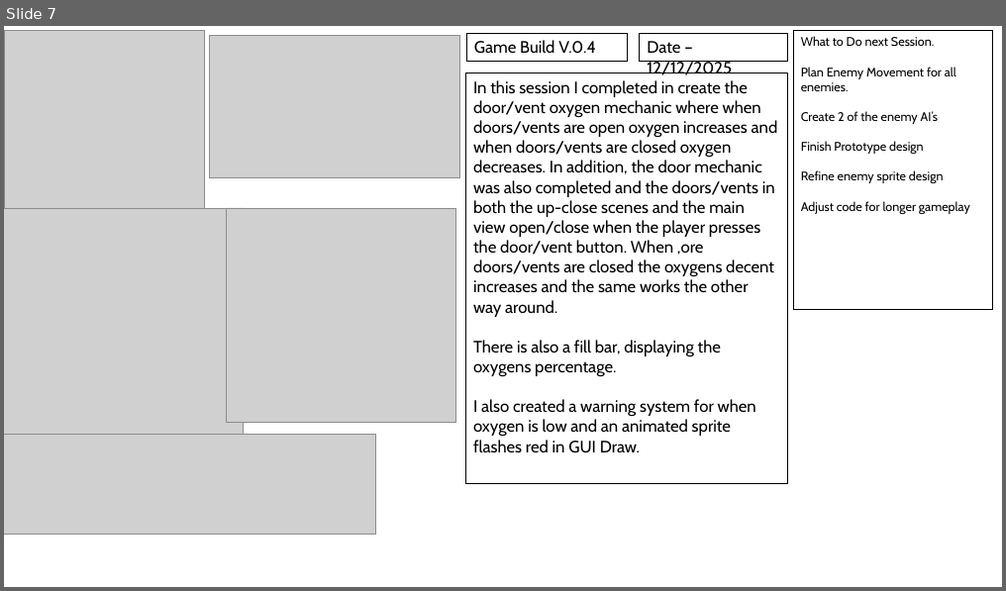
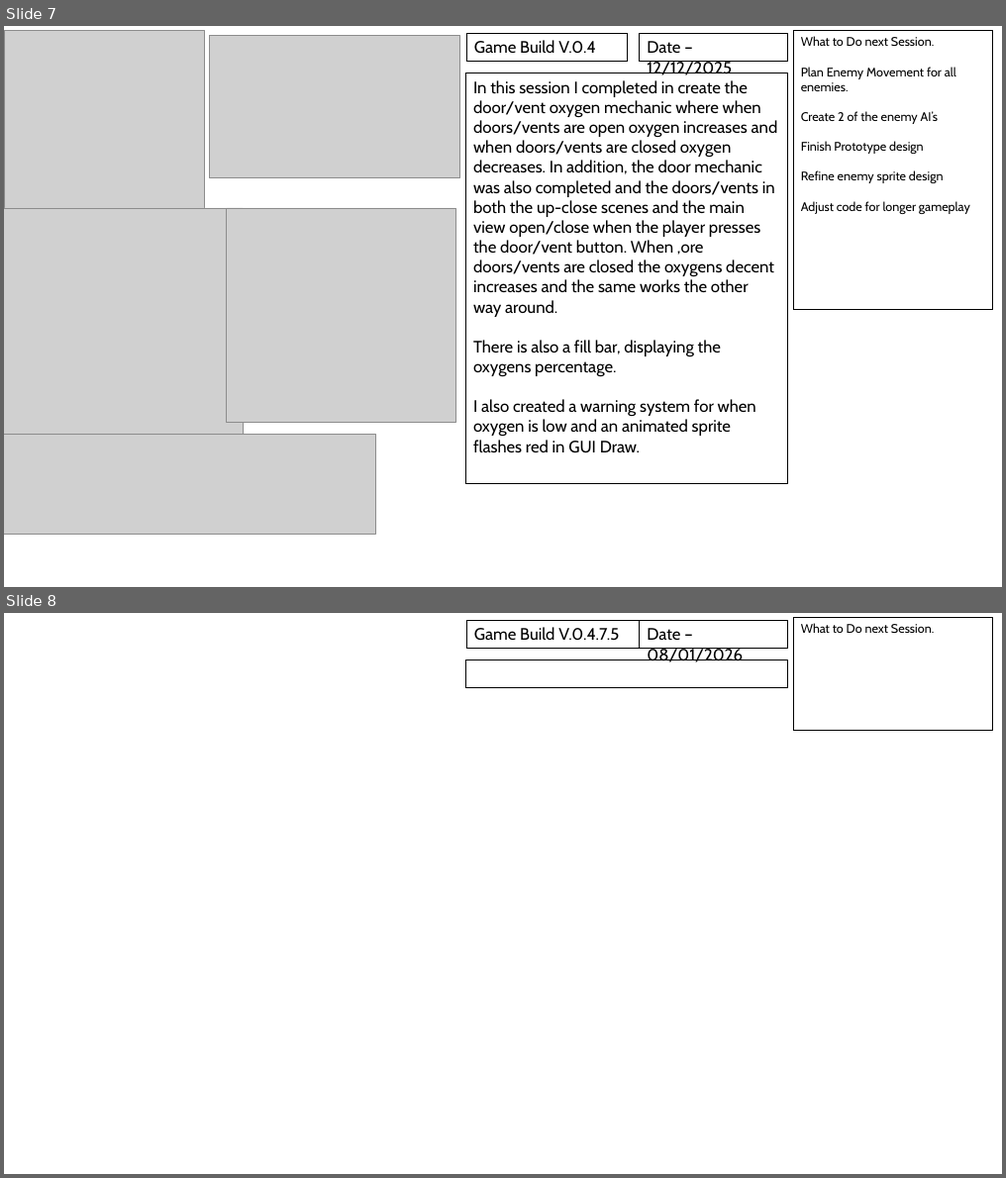
Before and after one commit to QuotedTrain5221/Critical-Failure-3, a slide deck: Logs/Development Log and Alpha Testing.pptx. Shown one above the other, each under a label of ours: slide 7 before the commit, slides 7 and 8 after it. The pictures are 1006x591 and 1006x1178 pixels, drawn with LibreOffice and Linux fonts; fonts in the diff are those of the drawing; grey boxes stand for pictures. Boxes give left, top, right and bottom in pixels: in the first picture for what was removed or moved away, otherwise in the second. Text is boxed around its words. In the diff, an @@ line names an element or a change of style, - is before the commit and + after.

```diff
--- a/Logs/Development Log and Alpha Testing.pptx
+++ b/Logs/Development Log and Alpha Testing.pptx
@@ slide 8 added at [4,613,1002,1174], background #FFFFFF @@
@@ rectangle added at [466,621,640,649], outline #000000 0.75 pt, 16 pt, text #000000 @@
+Game Build V.0.4.7.5
@@ rectangle added at [640,621,788,649], outline #000000 0.75 pt, 16 pt, text #000000 @@
+Date – 08/01/2026
@@ rectangle added at [794,618,994,731], outline #000000 0.75 pt, 12 pt, text #000000 @@
+What to Do next Session.
@@ rectangle added at [466,661,787,688], outline #000000 0.75 pt @@
```
Also in this commit, not shown: 32 other files.
